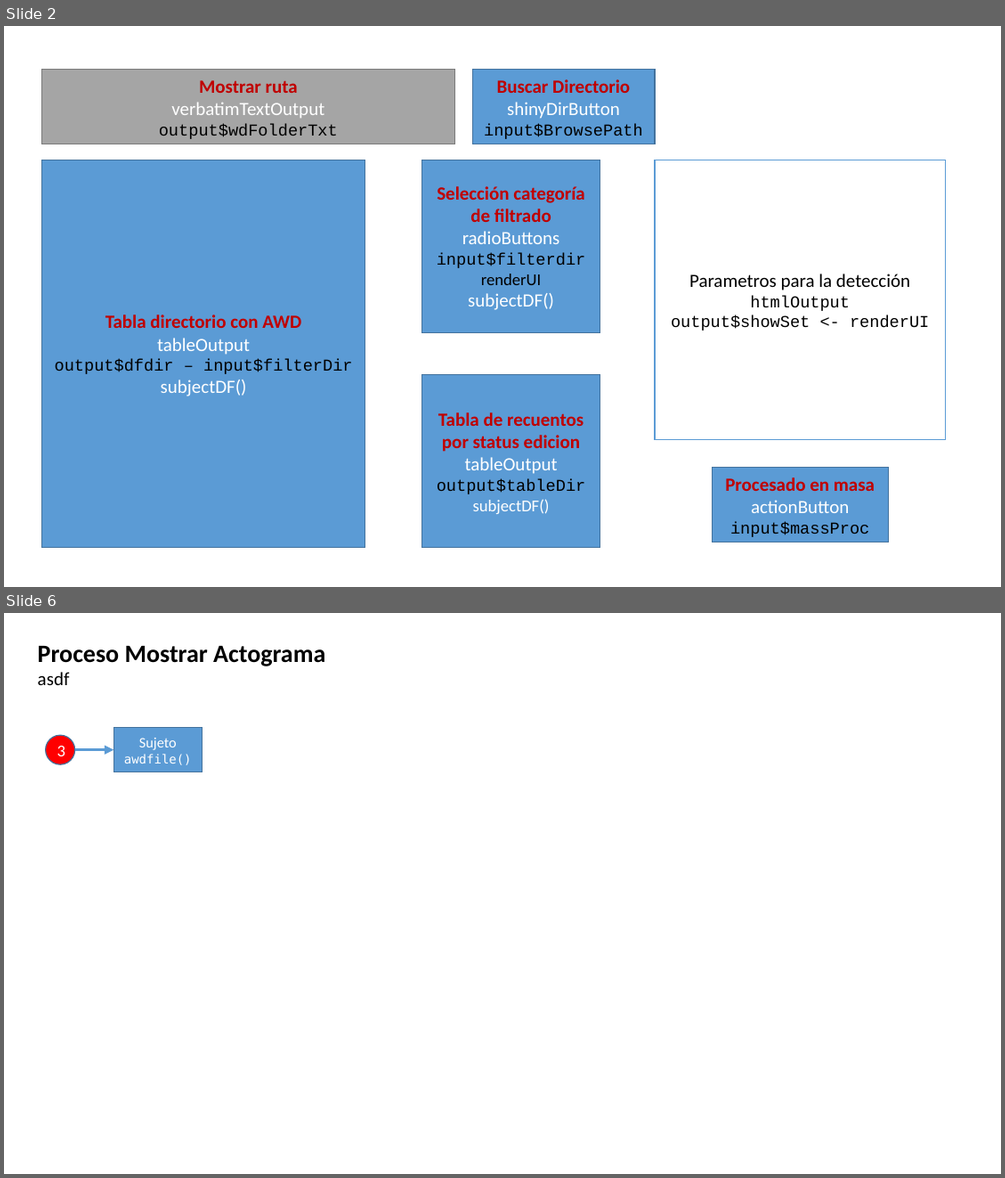
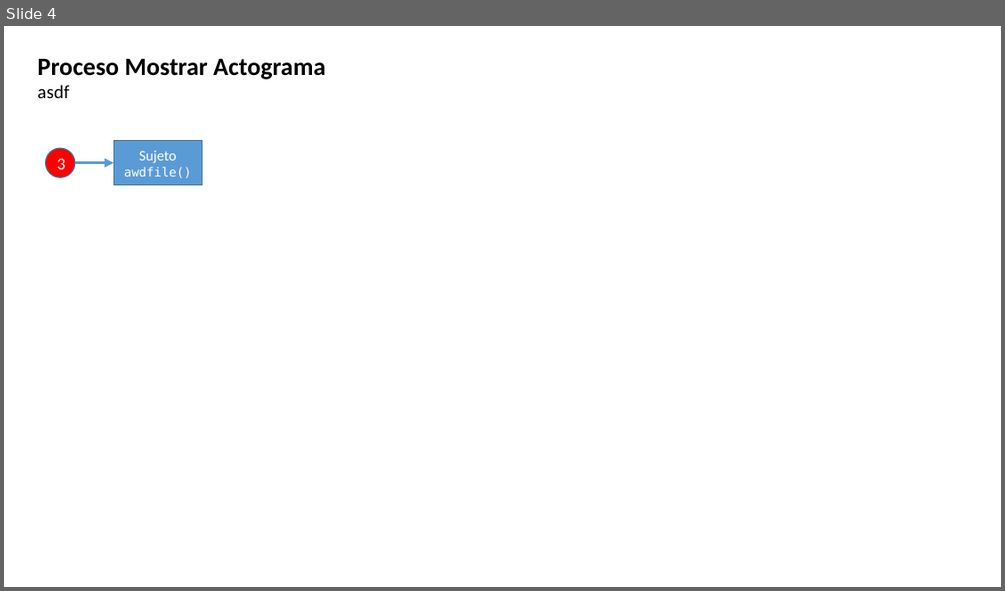
Before and after one commit to olitroski/Actigrafia, a slide deck: flujo edicion.pptx. Shown one above the other, each under a label of ours: slides 2 and 6 before the commit, slide 4 after it; the slides between them are not shown. The pictures are 1005x1178 and 1005x591 pixels, drawn with LibreOffice and Linux fonts; fonts in the diff are those of the drawing. Boxes give left, top, right and bottom in pixels: in the first picture for what was removed or moved away, otherwise in the second. Text is boxed around its words. In the diff, an @@ line names an element or a change of style, - is before the commit and + after.

```diff
--- a/flujo edicion.pptx
+++ b/flujo edicion.pptx
@@ slide 2 removed at (4,26,1001,587), background #FFFFFF @@
@@ rectangle removed at (42,70,455,144) @@
-Mostrar ruta
-verbatimTextOutput
-output$wdFolderTxt
@@ rectangle removed at (472,70,655,144) @@
-Buscar Directorio
-shinyDirButton
-input$BrowsePath
@@ rectangle removed at (42,160,365,548) @@
-Tabla directorio con AWD
-tableOutput
-output$dfdir – input$filterDir
-subjectDF()
@@ rectangle removed at (422,160,600,332) @@
-Selección categoría de filtrado
-radioButtons
-input$filterdir
-renderUI
-subjectDF()
@@ rectangle removed at (655,160,946,440) @@
-Parametros para la detección
-htmlOutput
-output$showSet <- renderUI
@@ rectangle removed at (422,375,600,548) @@
-Tabla de recuentos por status edicion
-tableOutput
-output$tableDir
-subjectDF()
@@ rectangle removed at (712,467,888,542) @@
-Procesado en masa
-actionButton
-input$massProc
@@ what was slide 6 is now slide 4 @@
```
Also in this commit, not shown: 4 slides changed, 2 other slides removed, 18 other files.
